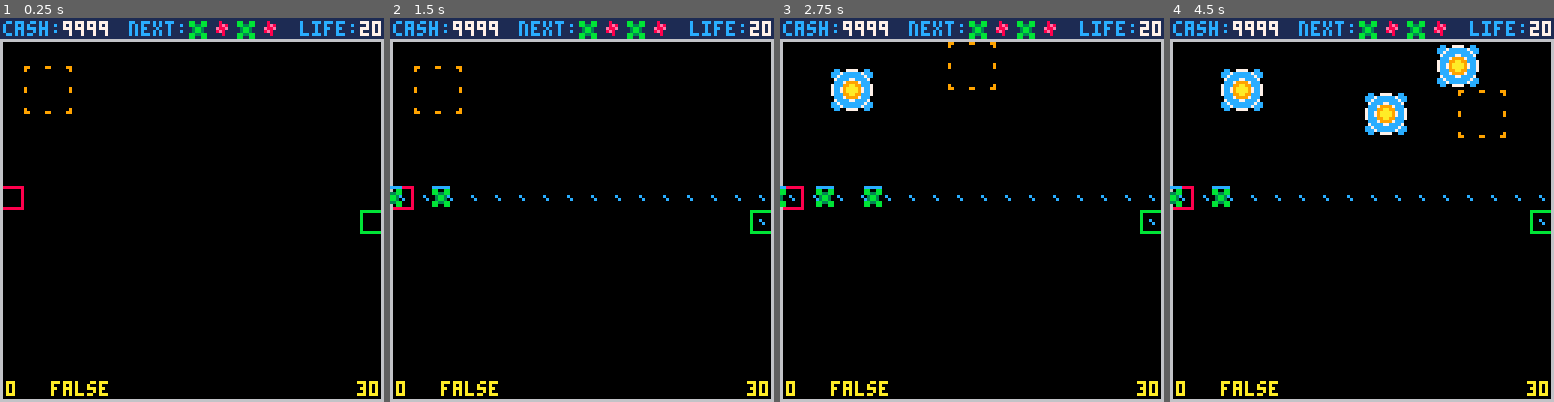
Above: before the commit, frames 1-4 (left to right).
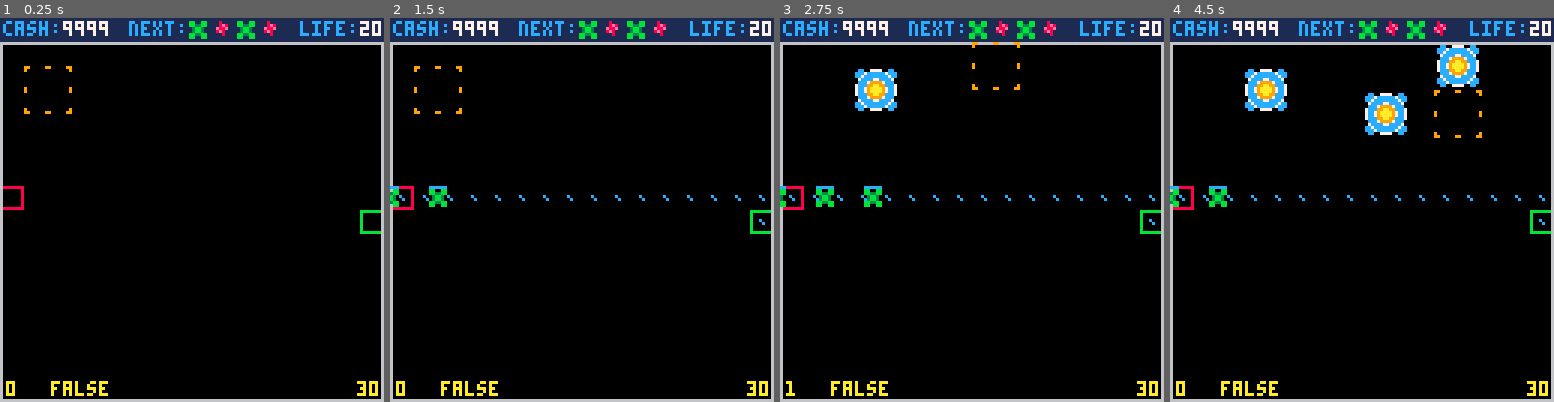
Above: after the commit, the same moments.

Repository: langchr86/pico-bubble-towers
Game: PICO-8 cartridge pico-proto.p8
Same seed, same stepped clock (60 frames per second), same inputs: the game is played once before the commit and once after it.
Inputs:
- Up to frame 1 (0.25 s): no input
- Up to frame 2 (1.5 s): tap X (X key) at 0.33, 1.07 s; tap O (Z key) at 0.7 s
- Up to frame 3 (2.75 s): hold Right 1.6-2.1 s; tap O (Z key) at 1.7, 2.1, 2.5 s; tap X (X key) at 1.85 s; hold Up 2.15-2.42 s; hold Right from 2.47 s (still down)
- Up to frame 4 (4.5 s): tap O (Z key) every 0.4 s from 2.9 to 4.1 s; tap X (X key) at 2.97, 4.08 s; release Right at 3.03 s; hold Left 3.08-3.58 s; hold Down 3.63-3.97 s; hold Right from 4.02 s (still down)

The runs differ from the first frame. In frame 1, 1.6% of the frame differs, in the area x 0-100%, y 5-8%; in frame 2, 1.8%; in frame 3, 3.3%; in frame 4, 3.6%, in the area x 0-100%, y 5-50%.

Commit message:
move top border one pixel down

Diff:
--- a/pico-proto.p8
+++ b/pico-proto.p8
@@ -21,14 +21,14 @@
 #include session.lua
 #include pico-proto.lua
 __gfx__
-00000000111111116000000000000000000000066000000000000006000000000000000000000000000000000000000000000000000000000000000000000000
-00000000111111116000000000000000000000066000000000000006000000000000000000000000000000000000000000000000000000000000000000000000
-00700700111111116000000000000000000000066000000000000006000000000000000000000000000000000000000000000000000000000000000000000000
-00077000111111116000000000000000000000066000000000000006000000000000000000000000000000000000000000000000000000000000000000000000
-00077000111111116000000000000000000000066000000000000006000000000000000000000000000000000000000000000000000000000000000000000000
-00700700111111116000000000000000000000066000000000000006000000000000000000000000000000000000000000000000000000000000000000000000
-00000000111111116000000000000000000000066000000000000006000000000000000000000000000000000000000000000000000000000000000000000000
-00000000666666666000000066666666000000066666666666666666000000000000000000000000000000000000000000000000000000000000000000000000
+00000000666666666000000000000000000000066000000000000006666666666666666611111111000000000000000000000000000000000000000000000000
+00000000000000006000000000000000000000066000000000000006600000000000000611111111000000000000000000000000000000000000000000000000
+00700700000000006000000000000000000000066000000000000006600000000000000611111111000000000000000000000000000000000000000000000000
+00077000000000006000000000000000000000066000000000000006600000000000000611111111000000000000000000000000000000000000000000000000
+00077000000000006000000000000000000000066000000000000006600000000000000611111111000000000000000000000000000000000000000000000000
+00700700000000006000000000000000000000066000000000000006600000000000000611111111000000000000000000000000000000000000000000000000
+00000000000000006000000000000000000000066000000000000006600000000000000611111111000000000000000000000000000000000000000000000000
+00000000000000006000000066666666000000066666666666666666600000000000000611111111000000000000000000000000000000000000000000000000
 0000000088888888bbbbbbbb00000000000000000000000000000000000000000000000000000000000000000000000000000000000000000000000000000000
 0000000080000008b000000b00000000000000000000000000000000000000000000000000000000000000000000000000000000000000000000000000000000
 0000000080000008b000000b00000000000000000000000000000000000000000000000000000000000000000000000000000000000000000000000000000000
@@ -231,11 +231,11 @@
 
 
 __gff__
-0001000000000000000000000000000000408000000000000000000000000000000000000000000000000000000000000000000000000000000000000000000000000000000000000000000000000000000000000000000000000000000000000000000000000000000000000000000000000000000000000000000000000000
+0000000000000000000100000000000000408000000000000000000000000000000000000000000000000000000000000000000000000000000000000000000000000000000000000000000000000000000000000000000000000000000000000000000000000000000000000000000000000000000000000000000000000000
 0101000000000000000000000000000001010000000000000000000000000000000000000000000000000000000000000000000000000000000000000000000000000000000000000000000000000000000000000000000000000000000000000000000000000000000000000000000000000000000000000000000000000000
 __map__
-0101010101010101010101010101010100000000000000000000000000000000000000000000000000000000000000000000000000000000000000000000000000000000000000000000000000000000000000000000000000000000000000000000000000000000000000000000000000000000000000000000000000000000
-0200000000000000000000000000000400000000000000000000000000000000000000000000000000000000000000000000000000000000000000000000000000000000000000000000000000000000000000000000000000000000000000000000000000000000000000000000000000000000000000000000000000000000
+0909090909090909090909090909090900000000000000000000000000000000000000000000000000000000000000000000000000000000000000000000000000000000000000000000000000000000000000000000000000000000000000000000000000000000000000000000000000000000000000000000000000000000
+0701010101010101010101010101010800000000000000000000000000000000000000000000000000000000000000000000000000000000000000000000000000000000000000000000000000000000000000000000000000000000000000000000000000000000000000000000000000000000000000000000000000000000
 0200000000000000000000000000000400000000000000000000000000000000000000000000000000000000000000000000000000000000000000000000000000000000000000000000000000000000000000000000000000000000000000000000000000000000000000000000000000000000000000000000000000000000
 0200000000000000000000000000000400000000000000000000000000000000000000000000000000000000000000000000000000000000000000000000000000000000000000000000000000000000000000000000000000000000000000000000000000000000000000000000000000000000000000000000000000000000
 0200000000000000000000000000000400000000000000000000000000000000000000000000000000000000000000000000000000000000000000000000000000000000000000000000000000000000000000000000000000000000000000000000000000000000000000000000000000000000000000000000000000000000
--- a/session.lua
+++ b/session.lua
@@ -111,6 +111,7 @@
 
 function Session:DrawMapBorder()
   local border_color = 6
+  line(0, kTileSize, 127, kTileSize, border_color)
   line(0, kTileSize, 0, 127, border_color)
   line(127, kTileSize, 127, 127, border_color)
   line(0, 127, 127, 127, border_color)
